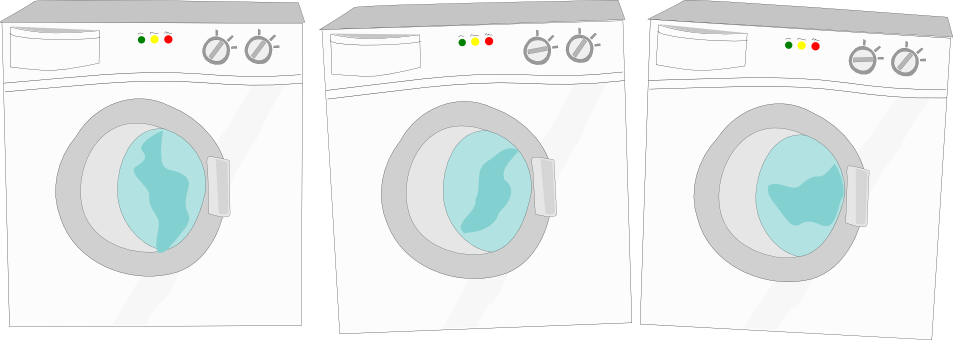
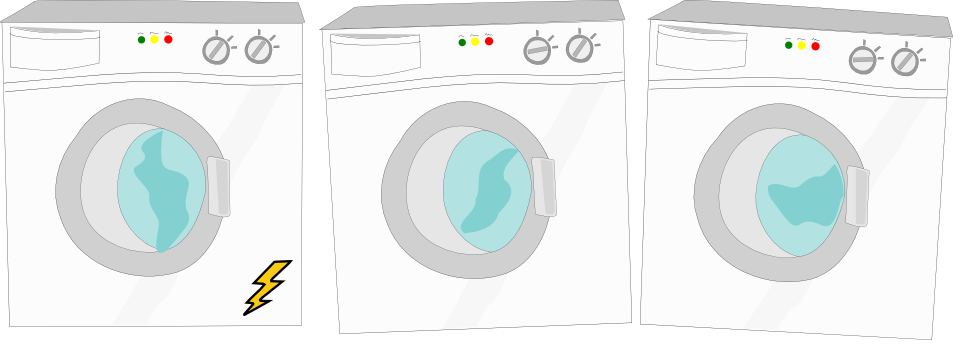
The second 960 × 352 image is a revision of the first. Changes to its layers:
painted on "secadora.png" over [left=243, top=260, right=293, bottom=316]
